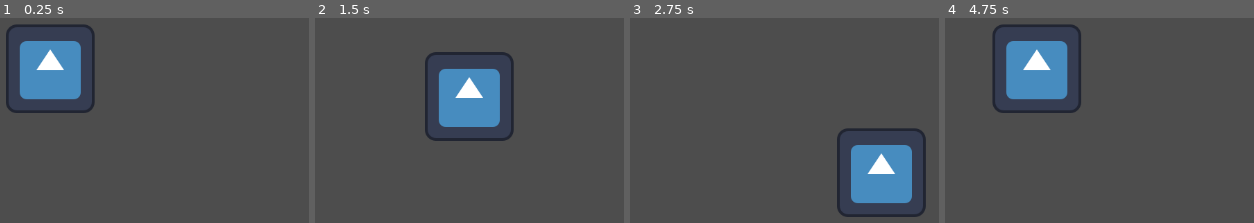
Above: before the commit, frames 1-4 (left to right).
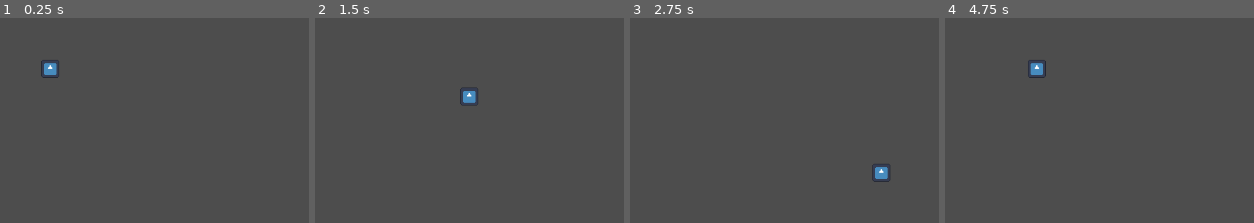
Above: after the commit, the same moments.

Repository: escpad/diceyheist
Game: Godot game, scene res://game.tscn
Same seed, same stepped clock (60 frames per second), same inputs: the game is played once before the commit and once after it. The engine's default icon, where the game draws it, is replaced by a stand-in: a white triangle on a blue panel in a dark square.
Inputs:
- Up to frame 1 (0.25 s): no input
- Up to frame 2 (1.5 s): tap Enter (ui_accept) at 0.5, 0.77, 0.8, 1.07, 1.35 s; hold Right (ui_right) 0.53-1.28 s; tap E (Interact, bound only after the commit) at 0.6 s; hold Down (ui_down) from 1.28 s (still down)
- Up to frame 3 (2.75 s): tap Enter (ui_accept) at 1.52, 1.82, 2.3 s; tap E (Interact, bound only after the commit) at 1.55, 2.1 s; release Down (ui_down) at 2.03 s; hold Right (ui_right) from 2.03 s (still down)
- Up to frame 4 (4.75 s): release Right (ui_right) at 2.78 s; hold Up (ui_up) 2.78-3.53 s; tap E (Interact, bound only after the commit) at 2.85, 4.35 s; tap Enter (ui_accept) at 3.02, 3.32, 3.6, 3.77, 4.07, 4.52 s; hold Left (ui_left) from 3.53 s (still down)

The runs differ from the first frame. In frame 1, 7.2% of the frame differs, in the area x 1-31%, y 2-47%; in frame 2, 7.0%; in frame 3, 7.0%; in frame 4, 7.4%, in the area x 15-45%, y 2-47%.

Commit message:
Added basic interaction mechanics

Diff:
--- /dev/null
+++ b/game.gd
@@ -0,0 +1,11 @@
+extends Node
+
+func roll_d6():
+	return randi_range(1,6)
+func roll_d20():
+	return randi_range(1,20)
+
+func _process(delta: float) -> void:
+	#if Input.is_action_just_pressed("ui_accept"):
+		#print(roll_d20())
+		pass
--- a/game.tscn
+++ b/game.tscn
@@ -1,8 +1,14 @@
 [gd_scene format=3 uid="uid://d11avgeptaoen"]
 
 [ext_resource type="PackedScene" uid="uid://0ca7pg5cnki0" path="res://player.tscn" id="1_80nbo"]
+[ext_resource type="Script" uid="uid://7gknge4fj25b" path="res://game.gd" id="1_feb5d"]
+[ext_resource type="PackedScene" uid="uid://ml3638obniel" path="res://loot.tscn" id="2_e2o6t"]
 
 [node name="Game" type="Node" unique_id=200249615]
+script = ExtResource("1_feb5d")
 
 [node name="Player" parent="." unique_id=1440367460 instance=ExtResource("1_80nbo")]
 position = Vector2(430, 297)
+
+[node name="Loot" parent="." unique_id=1594519811 instance=ExtResource("2_e2o6t")]
+position = Vector2(499, 300)
--- /dev/null
+++ b/loot.gd
@@ -0,0 +1,31 @@
+extends Area2D
+var is_player_in_range = false;
+
+func roll_d6():
+	return randi_range(1,6)
+
+# Called when the node enters the scene tree for the first time.
+func _ready() -> void:
+	pass # Replace with function body.
+
+
+# Called every frame. 'delta' is the elapsed time since the previous frame.
+func _process(delta: float) -> void:
+	if Input.is_action_just_pressed("Interact") && is_player_in_range:
+		var temp = roll_d6()
+		if(temp > 3):
+			print(str(temp) + ": Steal success")
+		else:
+			print(str(temp) + ": Steal failed")
+
+
+func _on_body_entered(body: Node2D) -> void:
+	if body.name == "Player":
+		print("Player entered")
+		is_player_in_range = true;
+
+
+func _on_body_exited(body: Node2D) -> void:
+	if body.name == "Player":
+		print("Player exitedas")
+		is_player_in_range = false;
--- /dev/null
+++ b/loot.tscn
@@ -0,0 +1,17 @@
+[gd_scene format=3 uid="uid://ml3638obniel"]
+
+[ext_resource type="Script" uid="uid://do7bbv8u5wet3" path="res://loot.gd" id="1_joivg"]
+
+[sub_resource type="RectangleShape2D" id="RectangleShape2D_2k6wd"]
+
+[node name="Loot" type="Area2D" unique_id=1594519811]
+scale = Vector2(2, 2)
+script = ExtResource("1_joivg")
+
+[node name="CollisionShape2D" type="CollisionShape2D" parent="." unique_id=2093584158]
+shape = SubResource("RectangleShape2D_2k6wd")
+
+[node name="Sprite2D" type="Sprite2D" parent="." unique_id=1761264208]
+
+[connection signal="body_entered" from="." to="." method="_on_body_entered"]
+[connection signal="body_exited" from="." to="." method="_on_body_exited"]
--- a/player.tscn
+++ b/player.tscn
@@ -3,10 +3,16 @@
 [ext_resource type="Script" uid="uid://g5hbmvkptxhn" path="res://player.gd" id="1_onrkg"]
 [ext_resource type="Texture2D" uid="uid://dg28svb4vwxdb" path="res://icon.svg" id="2_i3pqv"]
 
+[sub_resource type="RectangleShape2D" id="RectangleShape2D_onrkg"]
+size = Vector2(8.666667, 8.666667)
+
 [node name="Player" type="CharacterBody2D" unique_id=1440367460]
 script = ExtResource("1_onrkg")
 
 [node name="CollisionShape2D" type="CollisionShape2D" parent="." unique_id=2051912207]
+scale = Vector2(3, 3)
+shape = SubResource("RectangleShape2D_onrkg")
 
 [node name="Sprite2D" type="Sprite2D" parent="." unique_id=863199185]
+scale = Vector2(0.2, 0.2)
 texture = ExtResource("2_i3pqv")
--- a/project.godot
+++ b/project.godot
@@ -49,6 +49,11 @@
 , Object(InputEventKey,"resource_local_to_scene":false,"resource_name":"","device":-1,"window_id":0,"alt_pressed":false …(183 unchanged characters)…
 ]
 }
+Interact={
+"deadzone": 0.2,
+"events": [Object(InputEventKey,"resource_local_to_scene":false,"resource_name":"","device":-1,"window_id":0,"alt_pressed":false,"shift_pressed":false,"ctrl_pressed":false,"meta_pressed":false,"pressed":false,"keycode":0,"physical_keycode":69,"key_label":0,"unicode":101,"location":0,"echo":false,"script":null)
+]
+}
 
 [physics]
 
Not shown, added: game.gd.uid
Not shown, added: loot.gd.uid
